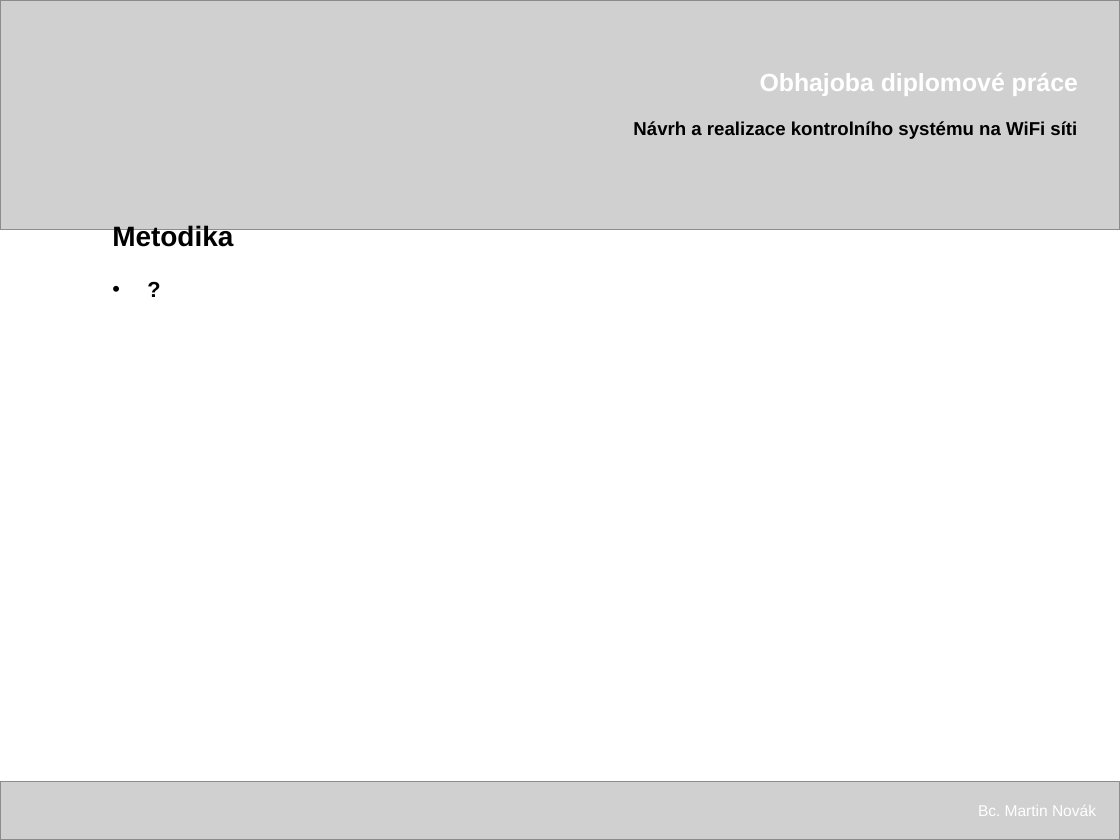
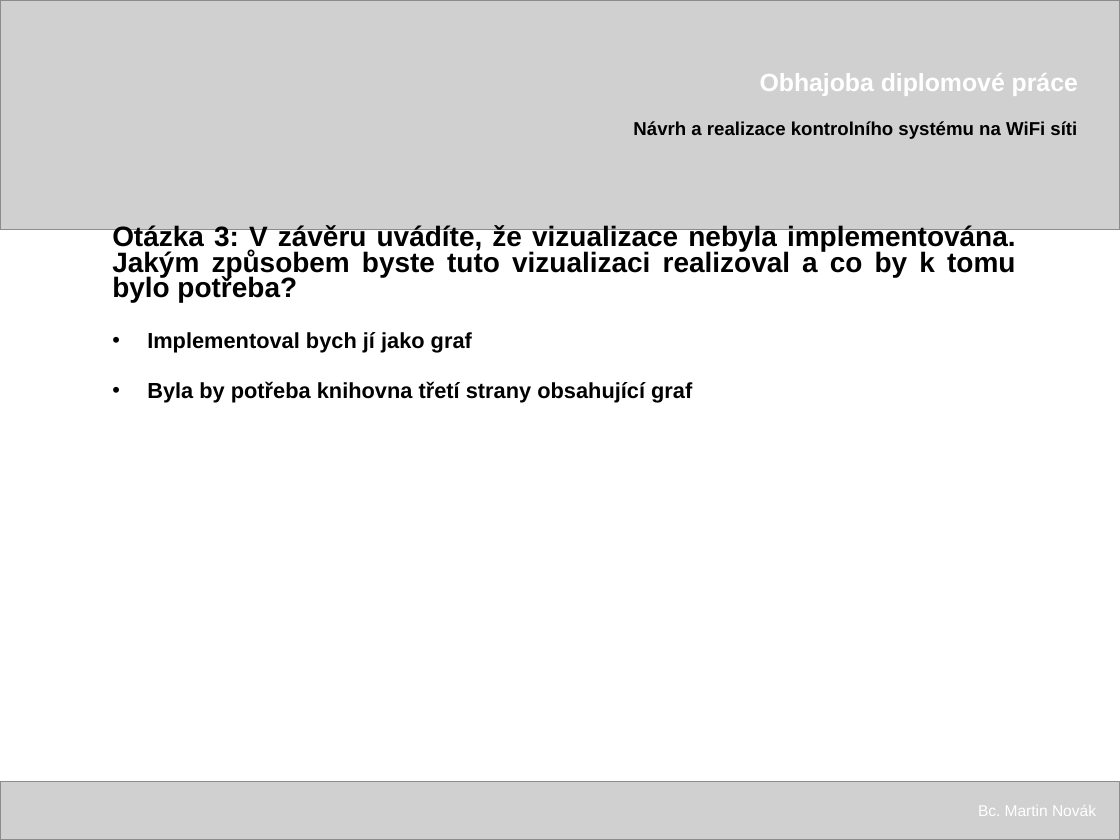
Before and after one commit to pjocesoj/diplomka_git, a slide deck: slide 13 of prezentace/xnovm288-obhajoba (sablona urna).pptx (slide 10 before the commit). Drawn at 1120x840 pixels with LibreOffice and Linux fonts; fonts in the diff are those of the drawing; grey boxes stand for pictures. Boxes give left, top, right and bottom in pixels: in the first picture for what was removed or moved away, otherwise in the second. Text is boxed around its words. In the diff, an @@ line names an element or a change of style, - is before the commit and + after.

```diff
--- a/prezentace/xnovm288-obhajoba (sablona urna).pptx
+++ b/prezentace/xnovm288-obhajoba (sablona urna).pptx
@@ text at (112, 225, 1016, 403): text changed @@
-Metodika
-• ?
+Otázka 3: V závěru uvádíte, že vizualizace nebyla implementována. Jakým způsobem byste tuto vizualizaci realizoval a co by k tomu bylo potřeba?
+• Implementoval bych jí jako graf
+• Byla by potřeba knihovna třetí strany obsahující graf
```
Also in this commit, not shown: 3 other slides changed, 1 slide added.
